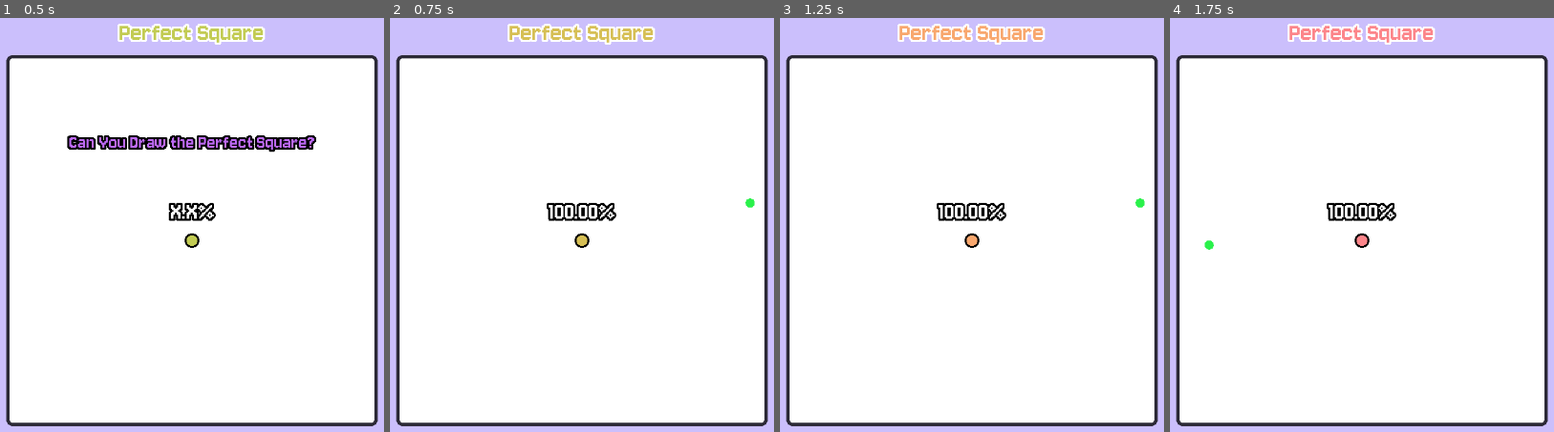
Above: before the commit, frames 1-4 (left to right).
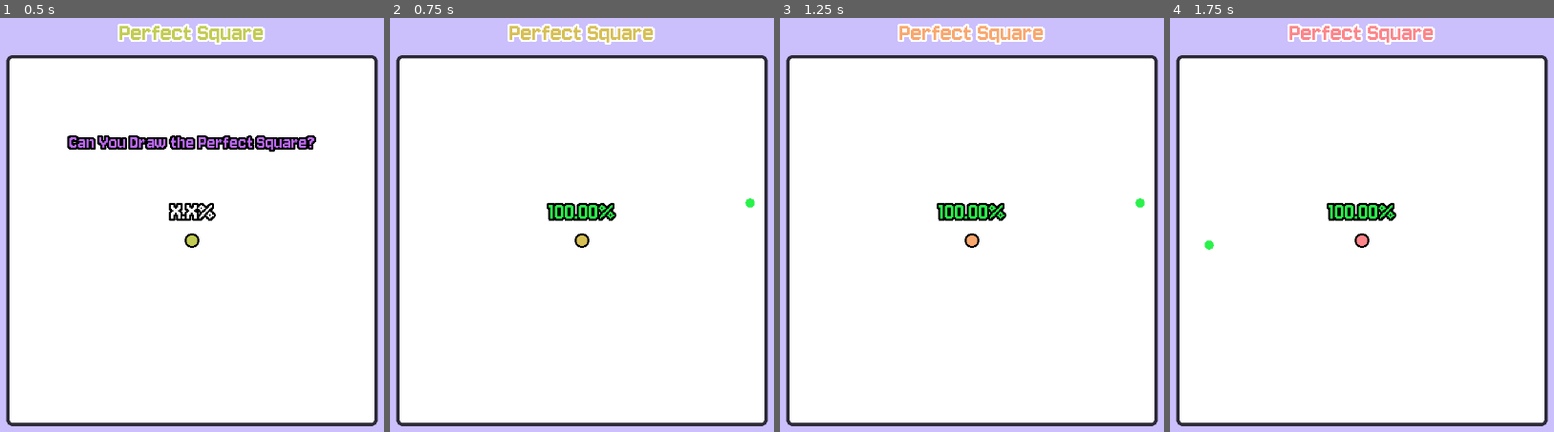
Above: after the commit, the same moments.

Repository: FennecKii/perfect-square
Game: Godot game, scene res://whiteboard.tscn
Same seed, same stepped clock (60 frames per second), same inputs: the game is played once before the commit and once after it.
Inputs (mouse positions are in pixels of both pictures, inside the frame that each line leads up to):
- Up to frame 1 (0.5 s): no input
- Up to frame 2 (0.75 s): move the mouse to (750, 204) at 0.52 s; press the mouse at (750, 204) at 0.53 s
- Up to frame 3 (1.25 s): no input
- Up to frame 4 (1.75 s): tap Enter at 1.25 s; move the mouse to (1208, 245) at 1.27 s; release the mouse at (1208, 245) at 1.28 s; click (1208, 245) at 1.35 s

Frame 1 is identical in both runs. In frame 2, 0.4% of the frame differs, in the area x 41-59%, y 45-49%; in frame 3, 0.4%; in frame 4, 0.4%.

Commit message:
preliminary implementation
- Win condition preliminary implementation
- UI tweaks and visual changes

Diff:
--- /dev/null
+++ b/collision_test.gd
@@ -0,0 +1,5 @@
+extends Node2D
+
+
+func _on_area_2d_mouse_entered():
+	print("Mouse Detected!")
--- /dev/null
+++ b/collision_test.tscn
@@ -0,0 +1,17 @@
+[gd_scene load_steps=3 format=3 uid="uid://rowe2log1w2c"]
+
+[ext_resource type="Script" uid="uid://cnr5es73isjnr" path="res://collision_test.gd" id="1_se0eu"]
+
+[sub_resource type="RectangleShape2D" id="RectangleShape2D_kutc6"]
+size = Vector2(513, 406)
+
+[node name="Node2D" type="Node2D"]
+script = ExtResource("1_se0eu")
+
+[node name="Area2D" type="Area2D" parent="."]
+
+[node name="CollisionShape2D" type="CollisionShape2D" parent="Area2D"]
+position = Vector2(635.5, 343)
+shape = SubResource("RectangleShape2D_kutc6")
+
+[connection signal="mouse_entered" from="Area2D" to="." method="_on_area_2d_mouse_entered"]
--- a/project.godot
+++ b/project.godot
@@ -21,7 +21,6 @@
 
 [display]
 
-window/size/mode=3
 window/stretch/mode="viewport"
 
 [input]
--- a/ui.gd
+++ b/ui.gd
@@ -6,6 +6,8 @@
 var win_label = $"Game Win"
 @onready
 var game_start_label = $"Game Start"
+@onready
+var similarity_gradient = preload("res://similarity_gradient.tres")
 
 func _ready():
 	SignalBus.reset_ui.connect(_on_game_reset)
@@ -36,6 +38,8 @@
 func _on_game_win(type: int, score: float):
 	win_label.visible = true
 	if type == 0:
-		win_label.text = "Best Score: " + str(score)
+		win_label.add_theme_color_override("font_color", similarity_gradient.sample(score/100))
+		win_label.text = "Best Score: " + str("%0.2f" % score,"%")
 	elif type == 1:
-		win_label.text = "New Highscore: " + str(score)
+		win_label.add_theme_color_override("font_color", similarity_gradient.sample(score/100))
+		win_label.text = "New Highscore: " + str("%0.2f" % score,"%")
--- a/ui.tscn
+++ b/ui.tscn
@@ -13,6 +13,7 @@
 offset_bottom = -638.0
 grow_horizontal = 2
 grow_vertical = 2
+mouse_filter = 2
 script = ExtResource("1_m6e0p")
 
 [node name="Game Start" type="Label" parent="."]
--- a/whiteboard.gd
+++ b/whiteboard.gd
@@ -17,6 +17,8 @@
 var text_saturation_factor: float = 0.6
 var curr_position: Vector2
 var final_animated_color: Color
+var completed: bool = false
+var highscore: float
 
 @onready
 var half_screen_rect = get_viewport_rect().size / 2
@@ -26,6 +28,10 @@
 var title = $"Title(RGB)"
 @onready
 var camera = $Camera
+@onready
+var checkpoint_1 = $"Checkpoint 1/Checkpoint 1 Collision"
+@onready
+var checkpoint_2 = $"Checkpoint 2/Checkpoint 2 Collision"
 @onready
 var boundary_stylebox = preload("res://stylebox_boundary.tres")
 @onready
@@ -35,10 +41,14 @@
 	queue_redraw()
 	drawing_bound.position = Vector2(-280, -280)
 	drawing_bound.size = Vector2(560, 560)
-	drawing_bound_small.position = Vector2(-100, -100)
-	drawing_bound_small.size = Vector2(200, 200)
+	drawing_bound_small.position = Vector2(-50, -50)
+	drawing_bound_small.size = Vector2(100, 100)
 
 func _process(delta):
+	if similarity_score == 0:
+		score_label.add_theme_color_override("font_color", Color.WHITE)
+	else:
+		score_label.add_theme_color_override("font_color", similarity_gradient.sample(similarity_score/100))
 	score_label.text = str(str("%0.2f" % similarity_score,"%")) if similarity_score > 0 else 'X.X%'
 	update_title(delta)
 
@@ -65,6 +75,7 @@
 	point_check = []
 	pretrace_pos_array = []
 	point_position_color = []
+	completed = false
 
 func reset_visuals():
 	similarity_score = 0
@@ -74,6 +85,14 @@
 func handle_drawing(event):
 	if (event is not InputEventMouseButton) and (event is not InputEventMouseMotion):
 		return
+	elif completed and drawing:
+		if similarity_score <= highscore:
+			SignalBus.game_win.emit(0, highscore)
+		elif similarity_score > highscore:
+			highscore = similarity_score
+			SignalBus.game_win.emit(1, similarity_score)
+		drawing = false
+		return
 
 	curr_position = event.position - half_screen_rect + Vector2(0, camera.position.y)
 
@@ -89,11 +108,11 @@
 		reset_game()
 		queue_redraw()
 		return
-	elif drawing_bound_small.has_point(curr_position) and drawing:
-		SignalBus.game_lose.emit(1)
-		similarity_score = 0
-		drawing = false
-		return
+	#elif drawing_bound_small.has_point(curr_position) and drawing:
+	#	SignalBus.game_lose.emit(1)
+	#	similarity_score = 0
+	#	drawing = false
+	#	return
 	elif !drawing_bound.has_point(curr_position) and drawing:
 		SignalBus.game_lose.emit(3)
 		similarity_score = 0
@@ -108,6 +127,7 @@
 		point_check.append(curr_position)
 		pretrace_pos_array = get_pretrace_array(compute_pretrace_square(point_position[0]), 60)
 		similarity_score = 100
+		place_checkpoint(checkpoint_1, Vector2(-curr_position.x, -curr_position.y), Vector2(100, 100))
 		queue_redraw()
 	elif event is InputEventMouseButton and Input.is_action_just_released("Draw"):
 		drawing = false
@@ -210,3 +230,19 @@
 		point_accuracy_weight = (point_array_size/(point_array_size * 0.2))/point_array_size
 		past_accuracy_weight = 1 - point_accuracy_weight
 	return Vector2((past_accuracy * past_accuracy_weight) + (point_accuracy * point_accuracy_weight), point_accuracy)
+
+func place_checkpoint(checkpoint: CollisionShape2D, pos: Vector2, size: Vector2):
+	checkpoint.disabled = false
+	var checkpoint_shape := RectangleShape2D.new()
+	checkpoint_shape.size = size
+	checkpoint.position = pos
+	checkpoint.set_shape(checkpoint_shape)
+
+func _on_checkpoint_1_mouse_entered():
+	print("First Checkpoint Passed!")
+	checkpoint_1.disabled = true
+	place_checkpoint(checkpoint_2, Vector2(point_position[0].x, point_position[0].y), Vector2(10, 10))
+
+func _on_checkpoint_2_mouse_entered():
+	checkpoint_2.disabled = true
+	completed = true
--- a/whiteboard.tscn
+++ b/whiteboard.tscn
@@ -1,9 +1,11 @@
-[gd_scene load_steps=5 format=3 uid="uid://cj881scupmcst"]
+[gd_scene load_steps=6 format=3 uid="uid://cj881scupmcst"]
 
 [ext_resource type="Script" uid="uid://dveesddjx3uhj" path="res://whiteboard.gd" id="1_ihy0m"]
 [ext_resource type="Curve" uid="uid://de73cvwww280o" path="res://distrance_curve.tres" id="2_tyhvn"]
 [ext_resource type="Theme" uid="uid://bcb6jx2yuewkc" path="res://ui_default_theme.tres" id="3_c7jcs"]
 [ext_resource type="PackedScene" uid="uid://31catl2ugpea" path="res://ui.tscn" id="4_4ykqq"]
+
+[sub_resource type="RectangleShape2D" id="RectangleShape2D_4ykqq"]
 
 [node name="Whiteboard" type="Node2D"]
 script = ExtResource("1_ihy0m")
@@ -24,6 +26,7 @@
 grow_vertical = 2
 size_flags_horizontal = 4
 size_flags_vertical = 4
+mouse_filter = 2
 color = Color(0.798379, 0.751615, 0.990152, 1)
 
 [node name="Camera" type="Camera2D" parent="."]
@@ -57,3 +60,21 @@
 text = "Perfect Square"
 horizontal_alignment = 1
 vertical_alignment = 1
+
+[node name="Checkpoint 1" type="Area2D" parent="."]
+
+[node name="Checkpoint 1 Collision" type="CollisionShape2D" parent="Checkpoint 1"]
+z_index = 1
+shape = SubResource("RectangleShape2D_4ykqq")
+disabled = true
+
+[node name="Checkpoint 2" type="Area2D" parent="."]
+z_index = 1
+
+[node name="Checkpoint 2 Collision" type="CollisionShape2D" parent="Checkpoint 2"]
+z_index = 1
+shape = SubResource("RectangleShape2D_4ykqq")
+disabled = true
+
+[connection signal="mouse_entered" from="Checkpoint 1" to="." method="_on_checkpoint_1_mouse_entered"]
+[connection signal="mouse_entered" from="Checkpoint 2" to="." method="_on_checkpoint_2_mouse_entered"]
Not shown, added: collision_test.gd.uid
